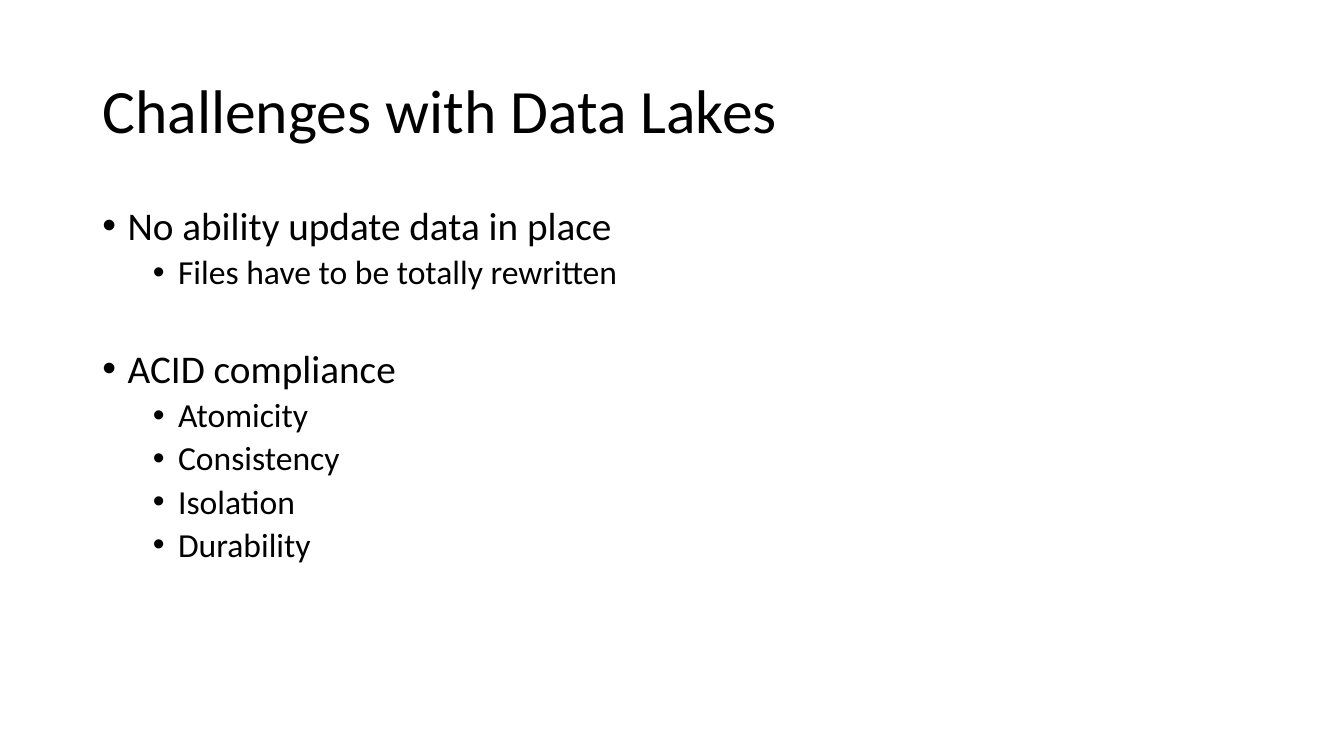
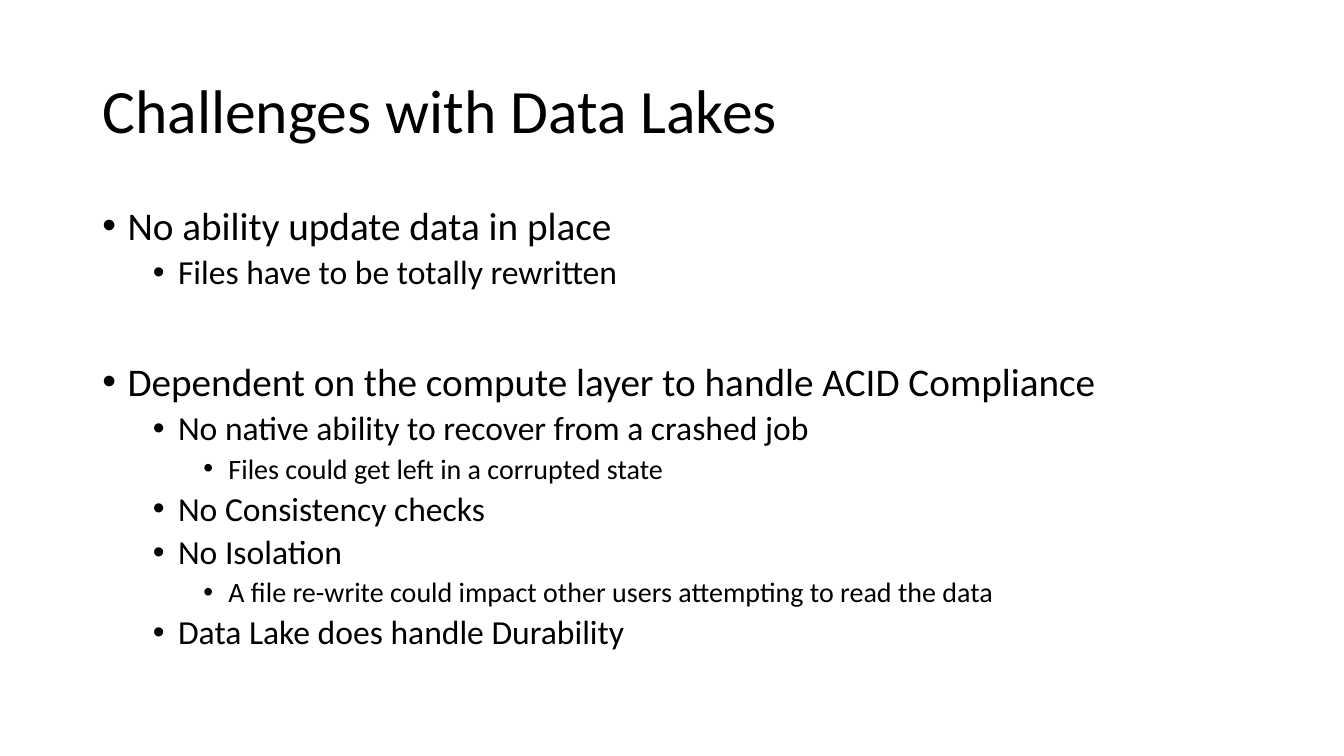
Before and after one commit to shswindell42/Presentations, a slide deck: slide 8 of Building a Data Lakehouse/Building a Data Lakehouse.pptx (slide 4 before the commit). Drawn at 1344x756 pixels with LibreOffice and Linux fonts; fonts in the diff are those of the drawing. Boxes give left, top, right and bottom in pixels: in the first picture for what was removed or moved away, otherwise in the second. Text is boxed around its words. In the diff, an @@ line names an element or a change of style, - is before the commit and + after.

```diff
--- a/Building a Data Lakehouse/Building a Data Lakehouse.pptx
+++ b/Building a Data Lakehouse/Building a Data Lakehouse.pptx
@@ text at bbox=[128, 368, 1095, 650]: text changed @@
-• ACID compliance
-  • Atomicity
-  • Consistency
-  • Isolation
-  • Durability
+• Dependent on the compute layer to handle ACID Compliance
+  • No native ability to recover from a crashed job
+    • Files could get left in a corrupted state
+  • No Consistency checks
+  • No Isolation
+    • A file re-write could impact other users attempting to read the data
+  • Data Lake does handle Durability
```
Also in this commit, not shown: 4 other slides changed, 7 slides added.
